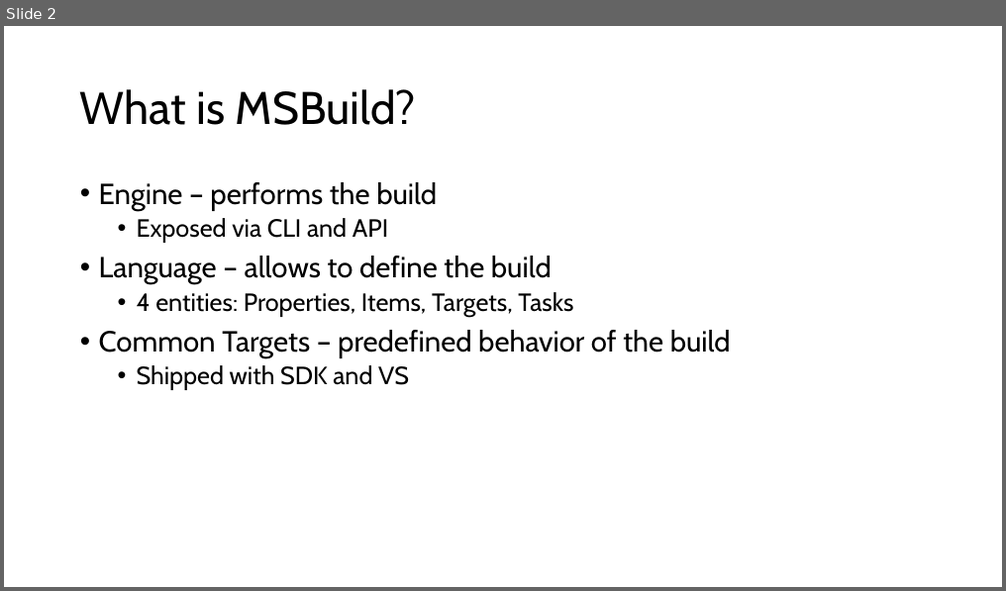
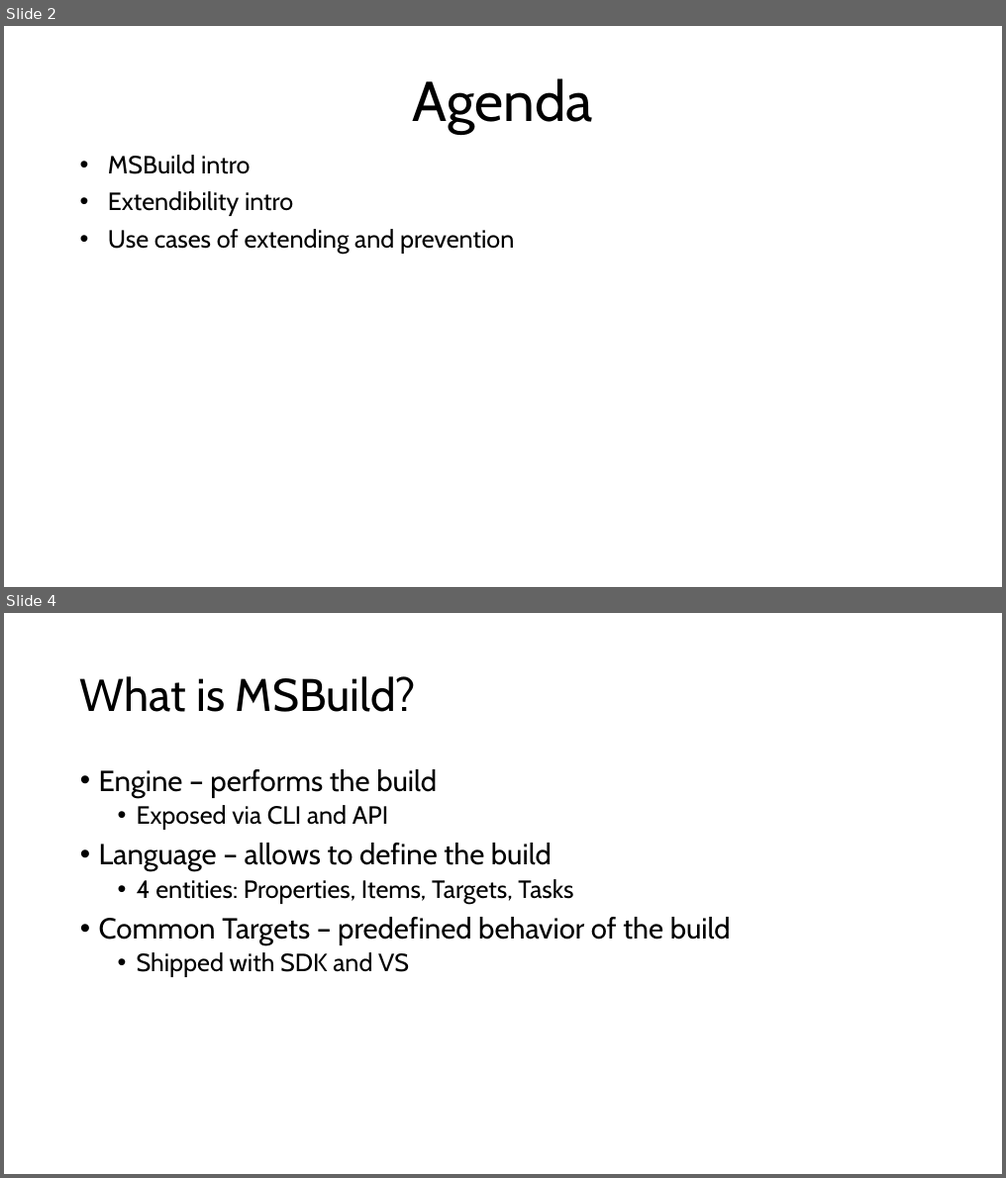
Before and after one commit to dotutils/securing-msbuild, a slide deck: Doc/MSBuildSecurity.pptx. Shown one above the other, each under a label of ours: slide 2 before the commit, slides 2 and 4 after it; the slides between them are not shown. The pictures are 1006x591 and 1006x1178 pixels, drawn with LibreOffice and Linux fonts; fonts in the diff are those of the drawing. Boxes give left, top, right and bottom in pixels: in the first picture for what was removed or moved away, otherwise in the second. Text is boxed around its words. In the diff, an @@ line names an element or a change of style, - is before the commit and + after.

```diff
--- a/Doc/MSBuildSecurity.pptx
+++ b/Doc/MSBuildSecurity.pptx
@@ slide 2 added at box(4, 26, 1002, 587), background #FFFFFF @@
@@ title added at box(413, 78, 593, 134), 54 pt, text #000000 @@
+Agenda
@@ subtitle added at box(108, 155, 514, 254), 24 pt, text #000000 @@
+• MSBuild intro
+• Extendibility intro
+• Use cases of extending and prevention
@@ what was slide 2 is now slide 4 @@
```
Also in this commit, not shown: 2 slides changed, 2 other slides added, 1 slide removed, 3 other files.
